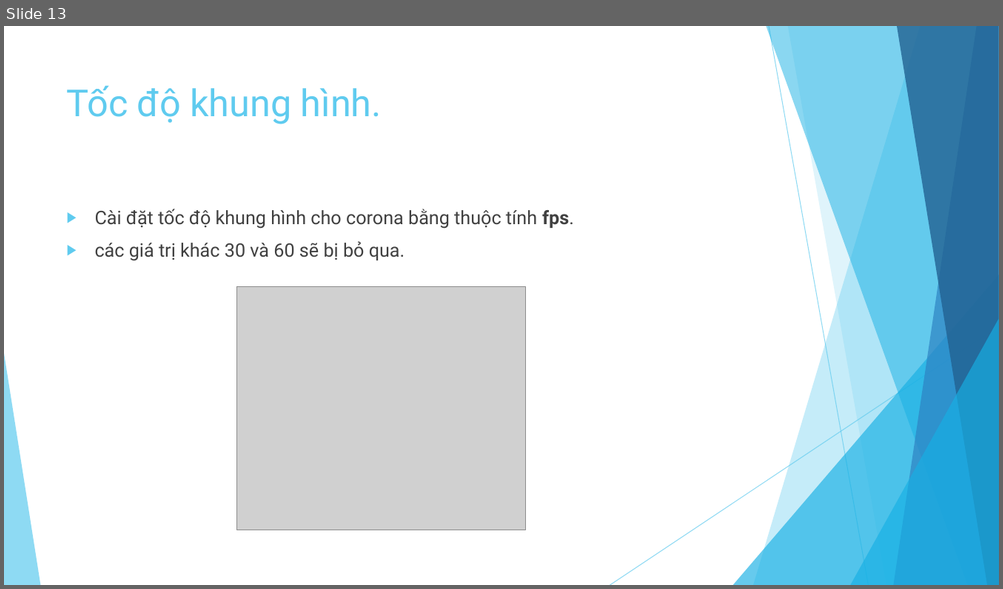
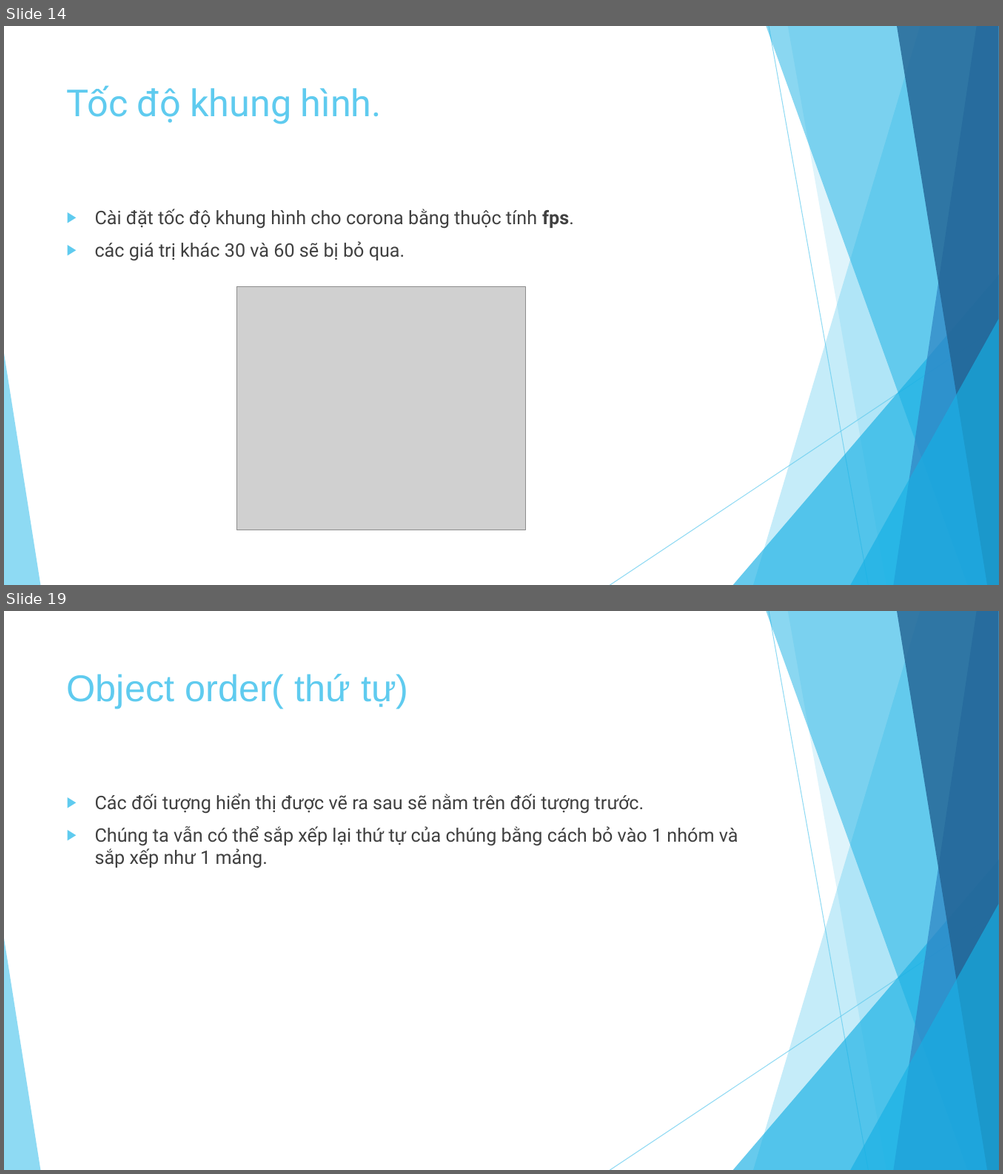
Before and after one commit to ndthanhdev/TDT-Spring-2017, a slide deck: Corona/Presentation1.pptx. Shown one above the other, each under a label of ours: slide 13 before the commit, slides 14 and 19 after it; the slides between them are not shown. The pictures are 1003x589 and 1003x1174 pixels, drawn with LibreOffice and Linux fonts; fonts in the diff are those of the drawing; grey boxes stand for pictures. Boxes give left, top, right and bottom in pixels: in the first picture for what was removed or moved away, otherwise in the second. Text is boxed around its words. In the diff, an @@ line names an element or a change of style, - is before the commit and + after.

```diff
--- a/Corona/Presentation1.pptx
+++ b/Corona/Presentation1.pptx
@@ slide 19 added at <box>4,611,999,1170</box>, background #FFFFFF; not listed: 10 template elements that a slide beside it also shows @@
@@ title added at <box>67,674,408,709</box>, 36 pt, text #5FCBEF @@
+Object order( thứ tự)
@@ text added at <box>95,794,738,869</box>, 18 pt, text #404040 @@
+▶ Các đối tượng hiển thị được vẽ ra sau sẽ nằm trên đối tượng trước.
+▶ Chúng ta vẫn có thể sắp xếp lại thứ tự của chúng bằng cách bỏ vào 1 nhóm và sắp xếp như 1 mảng.
@@ what was slide 13 is now slide 14 @@
```
Also in this commit, not shown: 1 slide changed, 10 other slides added, 1 other file.
